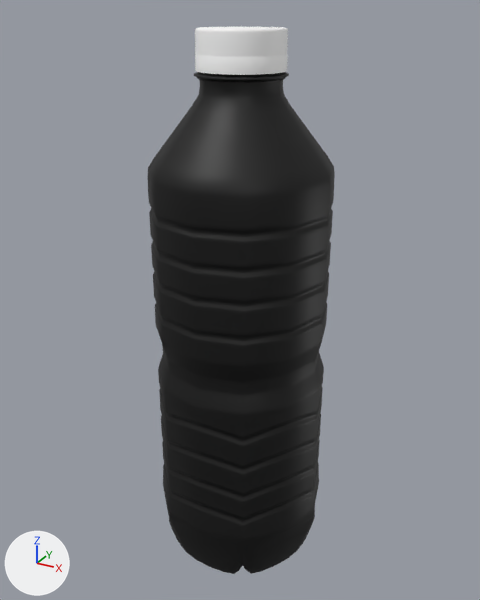
Two versions of the glTF model assets/user_pack/items/item_water_bottle.glb, one commit apart.
Before and after are seen from a 50 mm lens placed at (0.133, -0.243, 0.142), pointed at (-0.002, 0.002, 0.019). The lights are fixed; the arrows at lower left show +X, +Y and +Z. The picture after the commit comes second.

The first picture shows 'Bottle'.
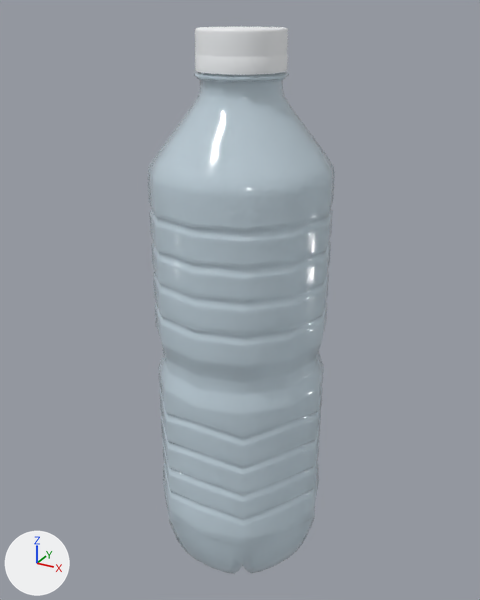
Boxes (x1, y1, x2, y2) around the edits, measured in the pictures (480 x 600 px):
'Bottle', recoloured, surface changed
    both: (148, 27, 335, 574)

The change in detail:
Material 'Plastic' (mat_plastic) changes colour from black #000000 to pale blue #ddeff9; in linear values from (0.0, 0.0, 0.0) to (0.72, 0.86, 0.95).
In material 'Plastic' (mat_plastic), roughness goes from 0.553 to 0.12.
In material 'Plastic' (mat_plastic), alpha goes from 1.0 to 0.5.
